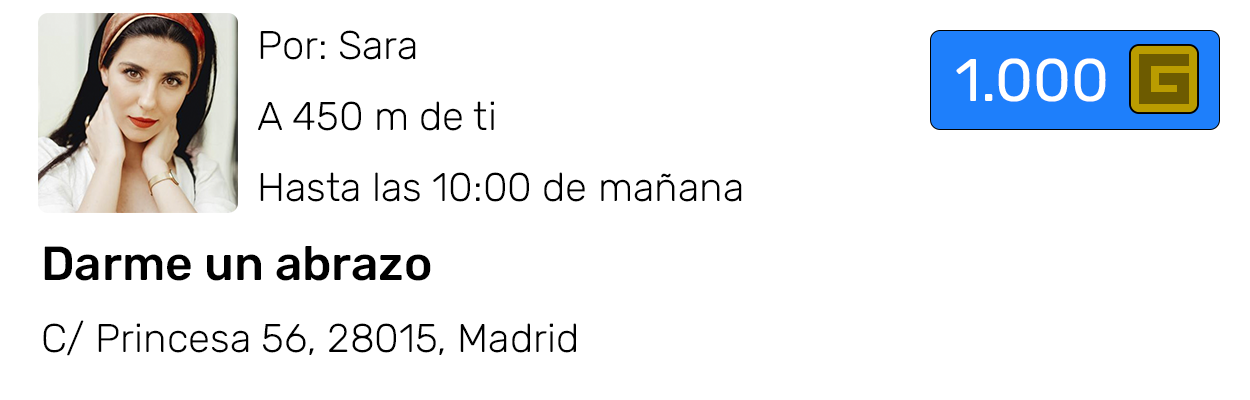
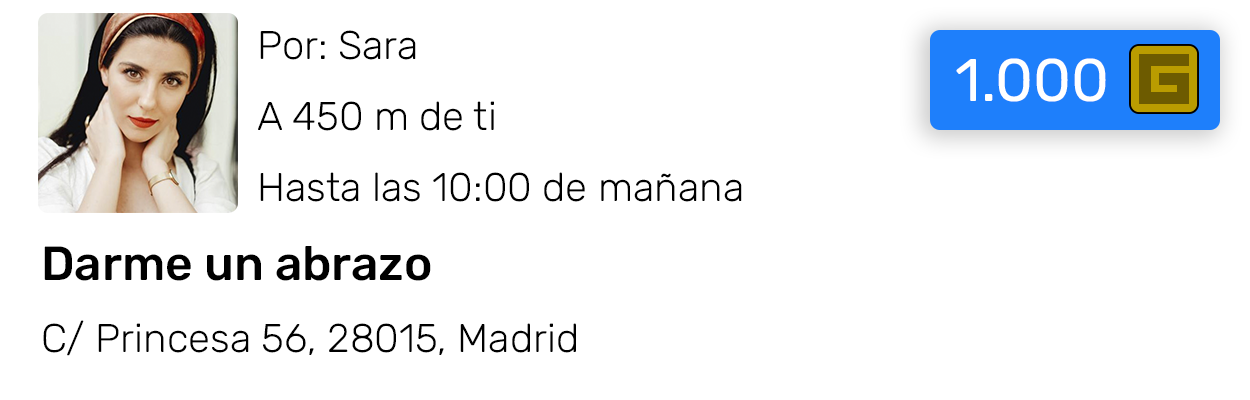
Comparing the layer stacks of the two 1250px x 400px images. Changes:
painted on "Precio" over [930,30,1220,130]
